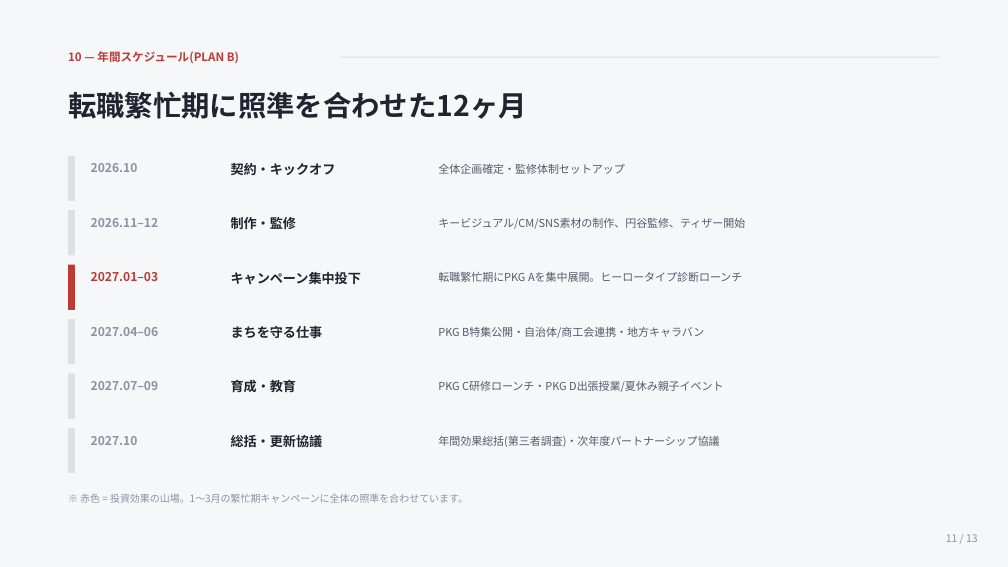
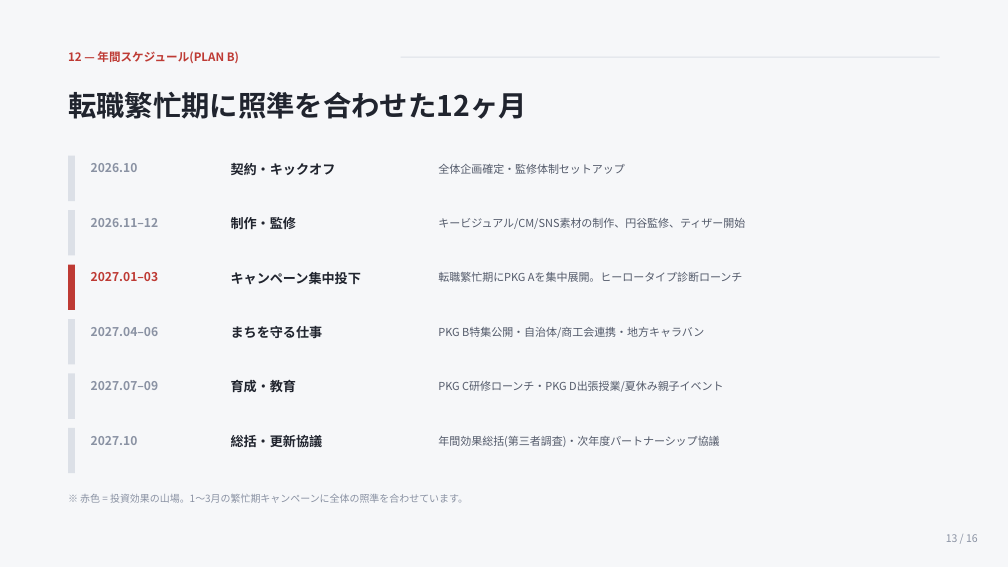
Before and after one commit to hayatoshintani-spe/kessho-lens, a slide deck: slide 13 of docs/PRESENTATION_EN_OCHI.pptx (slide 11 before the commit). Drawn at 1008x567 pixels with LibreOffice and Linux fonts; fonts in the diff are those of the drawing. Boxes give left, top, right and bottom in pixels: in the first picture for what was removed or moved away, otherwise in the second. Text is boxed around its words. In the diff, an @@ line names an element or a change of style, - is before the commit and + after.

```diff
--- a/docs/PRESENTATION_EN_OCHI.pptx
+++ b/docs/PRESENTATION_EN_OCHI.pptx
@@ text at (x1=68, y1=51, x2=239, y2=63): text changed @@
-10 — 年間スケジュール(PLAN B)
+12 — 年間スケジュール(PLAN B)
@@ rectangle resized from (x1=340, y1=57, x2=940, y2=57) to (x1=401, y1=57, x2=940, y2=57) @@
@@ text at (x1=946, y1=534, x2=978, y2=542): text changed @@
-11 / 13
+13 / 16
```
Also in this commit, not shown: 10 other slides changed, 5 slides added, 2 slides removed, 1 other file.
